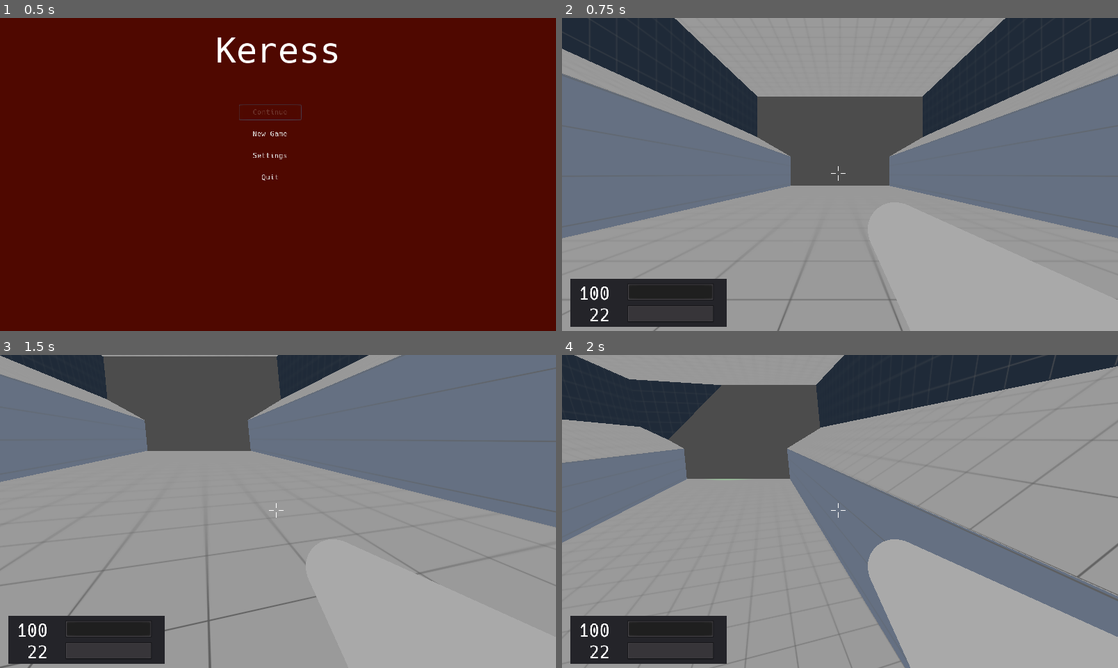
Above: before the commit, frames 1-4 (two rows, left to right).
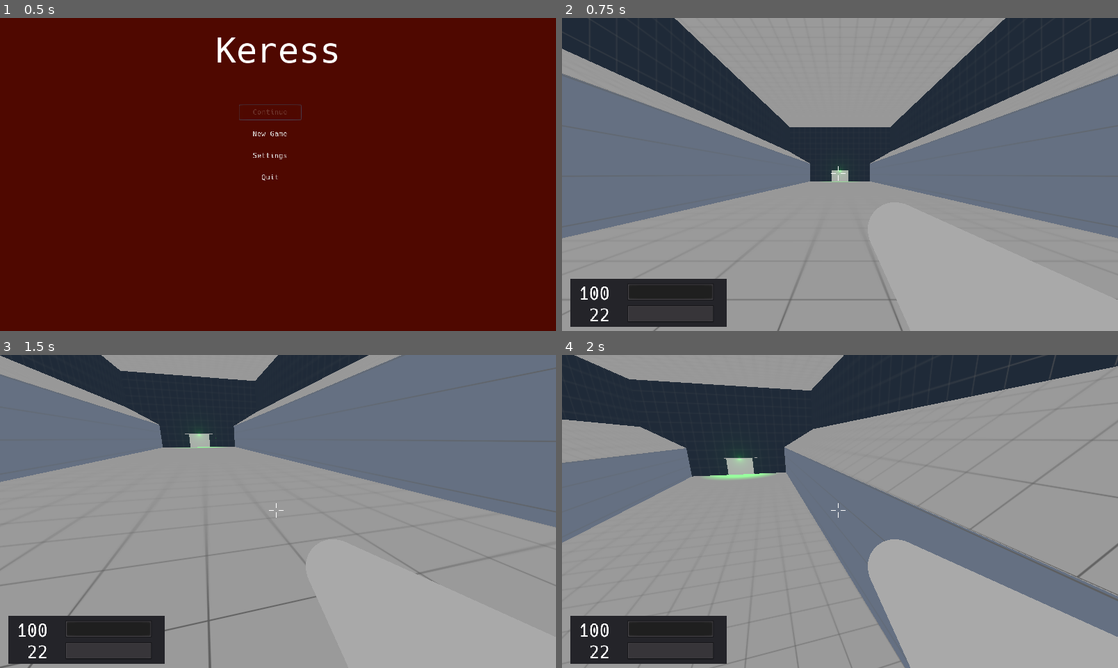
Above: after the commit, the same moments.

Repository: duckinator/keress
Game: Godot game, scene res://menus/MainMenu.tscn
The game is run twice, just before and just after one commit, with the same random seed, the same clock (stepped at 60 frames per second) and the same inputs.
Inputs (mouse positions are in pixels of both pictures, inside the frame that each line leads up to):
- Up to frame 1 (0.5 s): no input
- Up to frame 2 (0.75 s): click "New Game" at 0.5 s
- Up to frame 3 (1.5 s): tap Enter at 1.25 s; move the mouse to (305, 511) at 1.27 s; press the mouse at (305, 511) at 1.28 s; hold W (movement_forward) from 1.28 s (still down)
- Up to frame 4 (2 s): keep holding W (movement_forward); tap Space (movement_jump) at 1.52 s

Frame 1 is identical in both runs. In frame 2, 7.0% of the frame differs, in the area x 10-90%, y 0-54%; in frame 3, 7.8%, in the area x 18-51%, y 0-31%; in frame 4, 6.2%.

Commit message:
Increase culling distance for camera.

Diff:
--- a/src/menus/MainMenu.tscn
+++ b/src/menus/MainMenu.tscn
@@ -173,7 +173,6 @@
 focus_neighbour_bottom = NodePath("../HSlider_Joypad_Sensitivity")
 focus_next = NodePath("../HSlider_Joypad_Sensitivity")
 focus_previous = NodePath("../Button_Back")
-ticks_on_borders = false
 
 [node name="Label_Joypad_Sensitivity" type="Label" parent="Panels/Settings"]
 margin_left = 10.0
@@ -192,7 +191,6 @@
 focus_neighbour_bottom = NodePath("../CheckButton_VSync")
 focus_next = NodePath("../CheckButton_VSync")
 focus_previous = NodePath("../HSlider_Mouse_Sensitivity")
-ticks_on_borders = false
 
 [node name="CheckButton_VSync" type="CheckButton" parent="Panels/Settings"]
 margin_left = 10.0
--- a/src/player/Player.tscn
+++ b/src/player/Player.tscn
@@ -33,6 +33,7 @@
 transform = Transform( 1, 0, 0, 0, 1, 0, 0, 0, 1, 0, 5, 0 )
 
 [node name="Camera" type="Camera" parent="RotationHelper"]
+far = 200.0
 
 [node name="Pistol" parent="RotationHelper" instance=ExtResource( 2 )]
 transform = Transform( 1, 0, 0, 0, 1, 0, 0, 0, 1, 0.5, -0.5, 0 )
